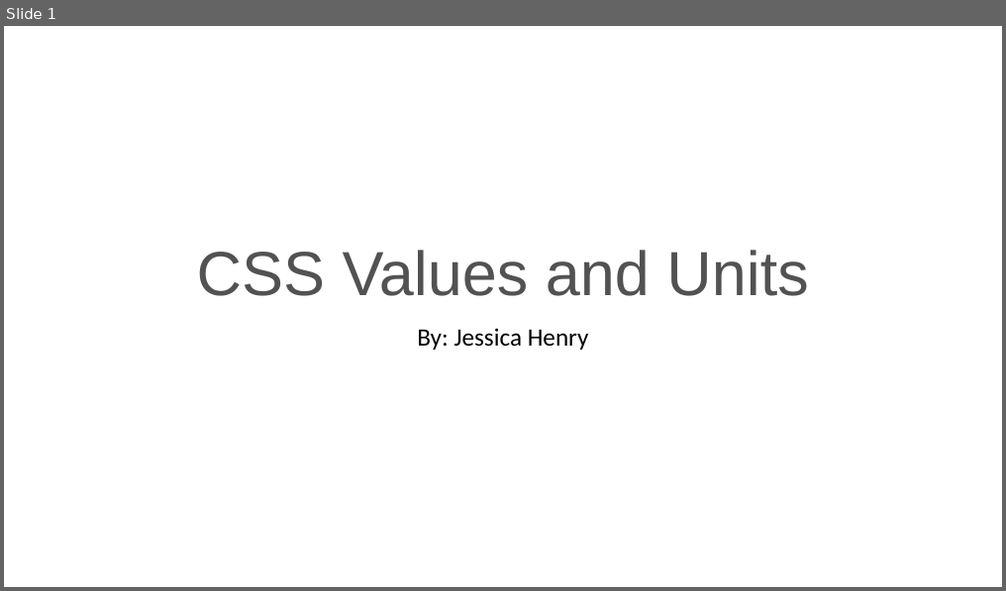
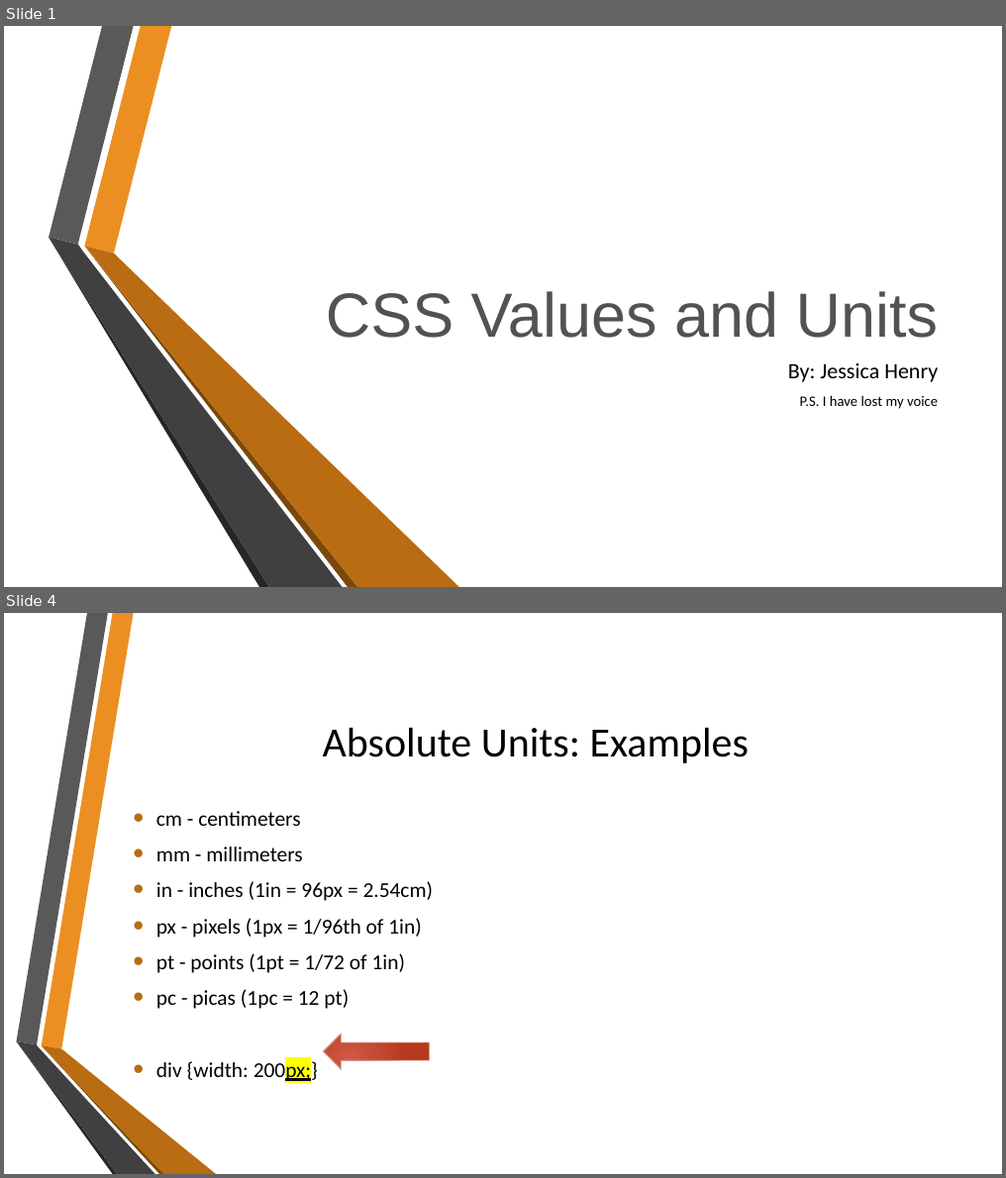
Before and after one commit to JHenry07/wdd230, a slide deck: CSS Values and Units.pptx. Shown one above the other, each under a label of ours: slide 1 before the commit, slides 1 and 4 after it; the slides between them are not shown. The pictures are 1006x591 and 1006x1178 pixels, drawn with LibreOffice and Linux fonts; fonts in the diff are those of the drawing; background and template pictures are left out. Boxes give left, top, right and bottom in pixels: in the first picture for what was removed or moved away, otherwise in the second. Text is boxed around its words. In the diff, an @@ line names an element or a change of style, - is before the commit and + after.

```diff
--- a/CSS Values and Units.pptx
+++ b/CSS Values and Units.pptx
@@ slide 4 added at bbox=[4, 613, 1002, 1174], background picture (left out) @@
@@ title added at bbox=[323, 728, 748, 763], 40 pt, text #000000 @@
+Absolute Units: Examples
@@ text added at bbox=[156, 847, 434, 1083], 20.4 pt, text #000000 @@
+• cm - centimeters
+• mm - millimeters
+• in - inches (1in = 96px = 2.54cm)
+• px - pixels (1px = 1/96th of 1in)
+• pt - points (1pt = 1/72 of 1in)
+• pc - picas (1pc = 12 pt)
+• div {width: 200px;}
@@ group added at bbox=[16, 613, 216, 1174]: 6 freeform shapes @@
@@ left arrow added at bbox=[324, 1034, 430, 1069], fill gradient #D05A4A to #B63B1F, outline #E3B0AC 0.75 pt @@
@@ slide 1 changed as well @@
@@ title "CSS Values and Units": place and size @@
-title "CSS Values and Units" at bbox=[197, 250, 808, 296]
+title "CSS Values and Units" at bbox=[326, 291, 938, 338]
@@ title "CSS Values and Units" at bbox=[326, 291, 938, 338]: alignment centre to right; line spacing 0.9 to 1 @@
@@ group added at bbox=[49, 26, 460, 587]: 6 freeform shapes @@
@@ subtitle "By: Jessica Henry": place and size @@
-subtitle "By: Jessica Henry" at bbox=[417, 328, 589, 350]
+subtitle "By: Jessica Henry" at bbox=[788, 364, 938, 409]
@@ subtitle at bbox=[788, 364, 938, 382]: size 24 to 21 pt in "By: Jessica Henry"; alignment centre to right; line spacing 0.9 to 1 @@
@@ subtitle at bbox=[800, 395, 938, 409]: paragraph added @@
+P.S. I have lost my voice
```
Also in this commit, not shown: 5 other slides added, 3 slides removed, 4 other files.
